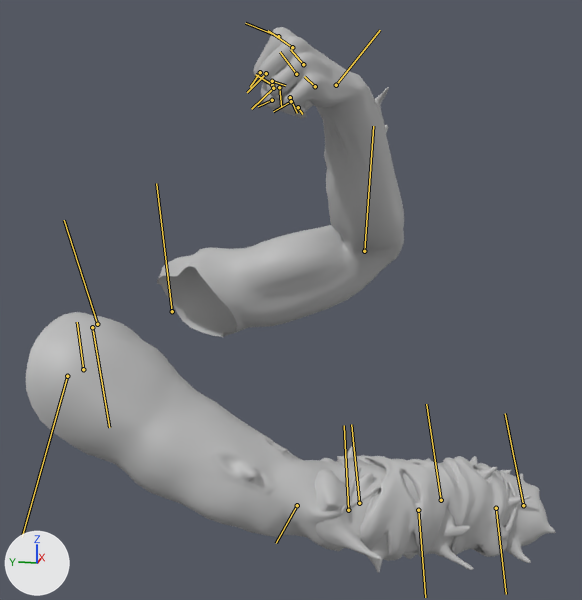
An edit to the FBX model Assets/Models/Character/CH_Arms.fbx, drawn before and after from the same camera.
Rendered twice from a 50 mm camera at (-1.053, -0.493, 1.779) aimed at (-0.002, -0.283, 1.517). Arrows for +X, +Y and +Z are at lower left; the lights stay in place. Both versions are drawn at frame 217 of the action 'Take 001'; the numbers are the values there. The bones that bend it are drawn over the model as lines.

The first picture shows 'Arms'.
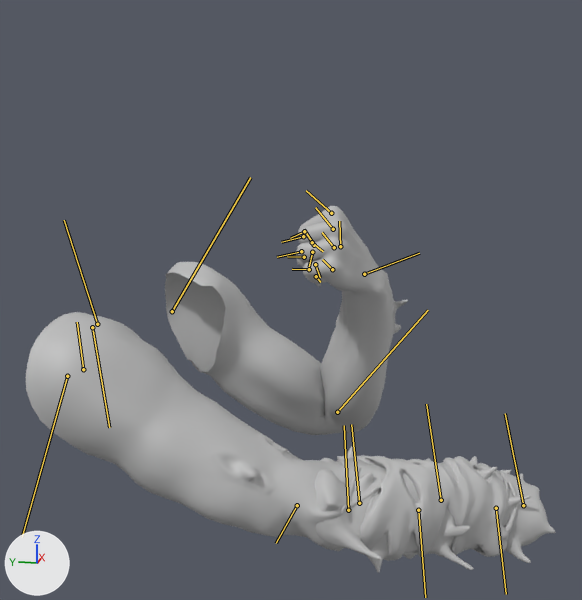
Boxes [x1, y1, x2, y2] around the edits, measured in the pictures (582 x 600 px):
'Arms', posed (33% shorter): before [26, 27, 556, 573]; after [26, 206, 556, 573]
bone 'LeftArm', root to tip: before (172, 311) to (156, 183); after (172, 311) to (250, 177)
bone 'LeftForeArm', root to tip: before (364, 251) to (373, 126); after (337, 412) to (428, 310)

The change in detail:
Bone 'LeftArm' (bone_leftarm) turns from (-45, -30, 27) to (-16, -10, -24) degrees about its own x, y and z.
Bone 'LeftForeArm' (bone_leftforearm) turns from (-17, -58, -1) to (-87, -81, 72) degrees about its own x, y and z.
